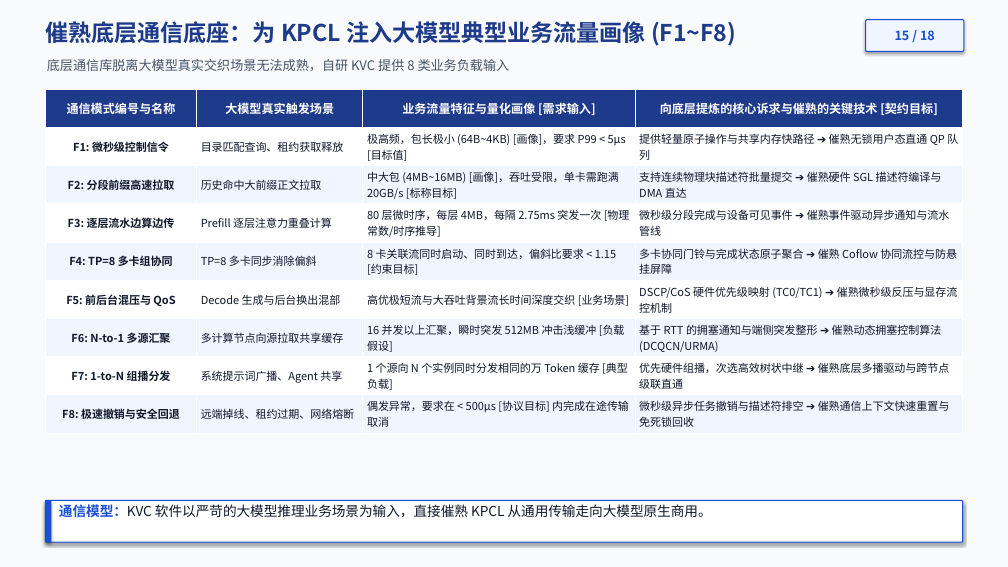
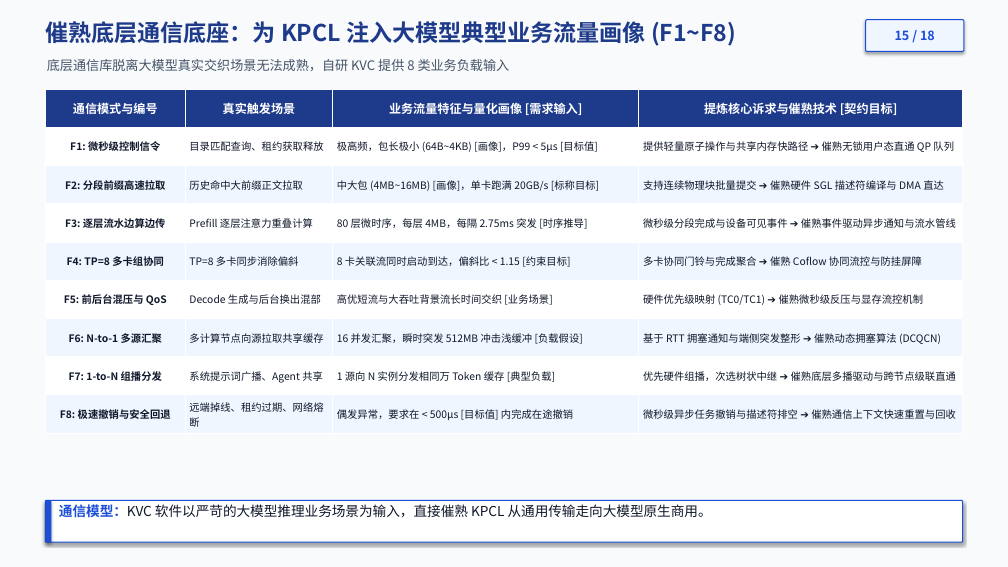
Before and after one commit to stonetree/reports, a slide deck: slide 15 of kvcache/unified_kv_memory/立项汇报PPTX/推理性能理论论证_20260907_Luna/统一异构KVCache存储池_推理性能理论论证_KPCL_20260908_v3_文风修订_预审版.pptx. Drawn at 1008x567 pixels with LibreOffice and Linux fonts; fonts in the diff are those of the drawing. Boxes give left, top, right and bottom in pixels: in the first picture for what was removed or moved away, otherwise in the second. Text is boxed around its words. In the diff, an @@ line names an element or a change of style, - is before the commit and + after.

```diff
--- a/kvcache/unified_kv_memory/立项汇报PPTX/推理性能理论论证_20260907_Luna/统一异构KVCache存储池_推理性能理论论证_KPCL_20260908_v3_文风修订_预审版.pptx
+++ b/kvcache/unified_kv_memory/立项汇报PPTX/推理性能理论论证_20260907_Luna/统一异构KVCache存储池_推理性能理论论证_KPCL_20260908_v3_文风修订_预审版.pptx
@@ table at [45, 89, 963, 433] @@
-row 1: 通信模式编号与名称 | 大模型真实触发场景 | 业务流量特征与量化画像 [需求输入] | 向底层提炼的核心诉求与催熟的关键技术 [契约目标]
+row 1: 通信模式与编号 | 真实触发场景 | 业务流量特征与量化画像 [需求输入] | 提炼核心诉求与催熟技术 [契约目标]
-row 2, column 3: 极高频，包长极小 (64B~4KB) [画像]，要求 P99 < 5µs [目标值]
+row 2, column 3: 极高频，包长极小 (64B~4KB) [画像]，P99 < 5µs [目标值]
-row 3, column 3: 中大包 (4MB~16MB) [画像]，吞吐受限，单卡需跑满 20GB/s [标称目标]
+row 3, column 3: 中大包 (4MB~16MB) [画像]，单卡跑满 20GB/s [标称目标]
-row 3, column 4: 支持连续物理块描述符批量提交 ➔ 催熟硬件 SGL 描述符编译与 DMA 直达
+row 3, column 4: 支持连续物理块批量提交 ➔ 催熟硬件 SGL 描述符编译与 DMA 直达
-row 4, column 3: 80 层微时序，每层 4MB，每隔 2.75ms 突发一次 [物理常数/时序推导]
+row 4, column 3: 80 层微时序，每层 4MB，每隔 2.75ms 突发 [时序推导]
-row 5, column 3: 8 卡关联流同时启动、同时到达，偏斜比要求 < 1.15 [约束目标]
+row 5, column 3: 8 卡关联流同时启动到达，偏斜比 < 1.15 [约束目标]
-row 5, column 4: 多卡协同门铃与完成状态原子聚合 ➔ 催熟 Coflow 协同流控与防悬挂屏障
+row 5, column 4: 多卡协同门铃与完成聚合 ➔ 催熟 Coflow 协同流控与防挂屏障
-row 6, column 3: 高优极短流与大吞吐背景流长时间深度交织 [业务场景]
+row 6, column 3: 高优短流与大吞吐背景流长时间交织 [业务场景]
-row 6, column 4: DSCP/CoS 硬件优先级映射 (TC0/TC1) ➔ 催熟微秒级反压与显存流控机制
+row 6, column 4: 硬件优先级映射 (TC0/TC1) ➔ 催熟微秒级反压与显存流控机制
-row 7, column 3: 16 并发以上汇聚，瞬时突发 512MB 冲击浅缓冲 [负载假设]
+row 7, column 3: 16 并发汇聚，瞬时突发 512MB 冲击浅缓冲 [负载假设]
-row 7, column 4: 基于 RTT 的拥塞通知与端侧突发整形 ➔ 催熟动态拥塞控制算法 (DCQCN/URMA)
+row 7, column 4: 基于 RTT 拥塞通知与端侧突发整形 ➔ 催熟动态拥塞算法 (DCQCN)
-row 8, column 3: 1 个源向 N 个实例同时分发相同的万 Token 缓存 [典型负载]
+row 8, column 3: 1 源向 N 实例分发相同万 Token 缓存 [典型负载]
-row 8, column 4: 优先硬件组播，次选高效树状中继 ➔ 催熟底层多播驱动与跨节点级联直通
+row 8, column 4: 优先硬件组播，次选树状中继 ➔ 催熟底层多播驱动与跨节点级联直通
-row 9, column 3: 偶发异常，要求在 < 500µs [协议目标] 内完成在途传输取消
+row 9, column 3: 偶发异常，要求在 < 500µs [目标值] 内完成在途撤销
-row 9, column 4: 微秒级异步任务撤销与描述符排空 ➔ 催熟通信上下文快速重置与免死锁回收
+row 9, column 4: 微秒级异步任务撤销与描述符排空 ➔ 催熟通信上下文快速重置与回收
@@ size 10.5 to 9.8 pt in "F1: 微秒级控制信令", "目录匹配查询、租约获取释放", "提供轻量原子操作与共享内存快路径 ➔ 催熟无锁用户态直通 QP 队列", "F2: 分段前缀高速拉取" and 14 more places @@
```
Also in this commit, not shown: 11 other slides changed, 1 other file.
